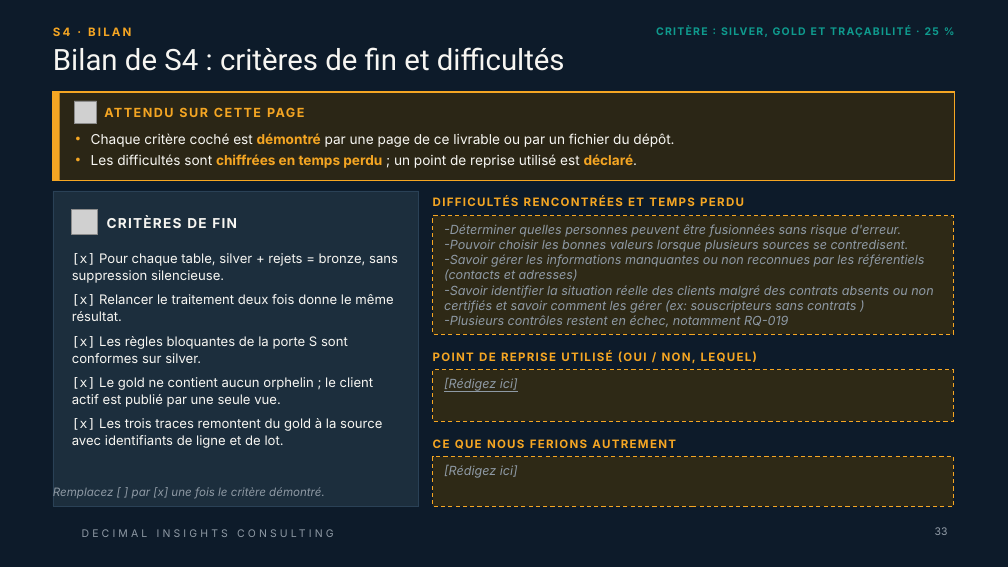
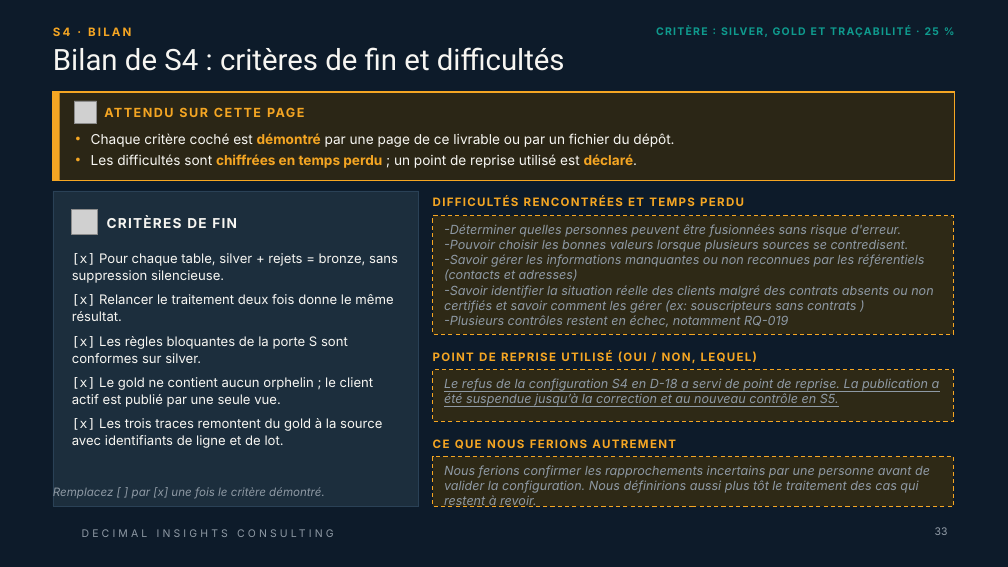
Before and after one commit to ruthabebeneg/td-qualite-g02, a slide deck: slide 33 of livrables/Livrable_Groupe_TD_AssurConnect.pptx. Drawn at 1008x567 pixels with LibreOffice and Linux fonts; fonts in the diff are those of the drawing; grey boxes stand for pictures; background and template pictures are left out. Boxes give left, top, right and bottom in pixels: in the first picture for what was removed or moved away, otherwise in the second. Text is boxed around its words. In the diff, an @@ line names an element or a change of style, - is before the commit and + after.

```diff
--- a/livrables/Livrable_Groupe_TD_AssurConnect.pptx
+++ b/livrables/Livrable_Groupe_TD_AssurConnect.pptx
@@ text in rectangle at [444, 378, 940, 406]: text changed @@
-[Rédigez ici]
+Le refus de la configuration S4 en D-18 a servi de point de reprise. La publication a été suspendue jusqu’à la correction et au nouveau contrôle en S5.
@@ text in rectangle at [444, 465, 930, 507]: text changed @@
-[Rédigez ici]
+Nous ferions confirmer les rapprochements incertains par une personne avant de valider la configuration. Nous définirions aussi plus tôt le traitement des cas qui restent à revoir.
```
Also in this commit, not shown: 6 other slides changed.
